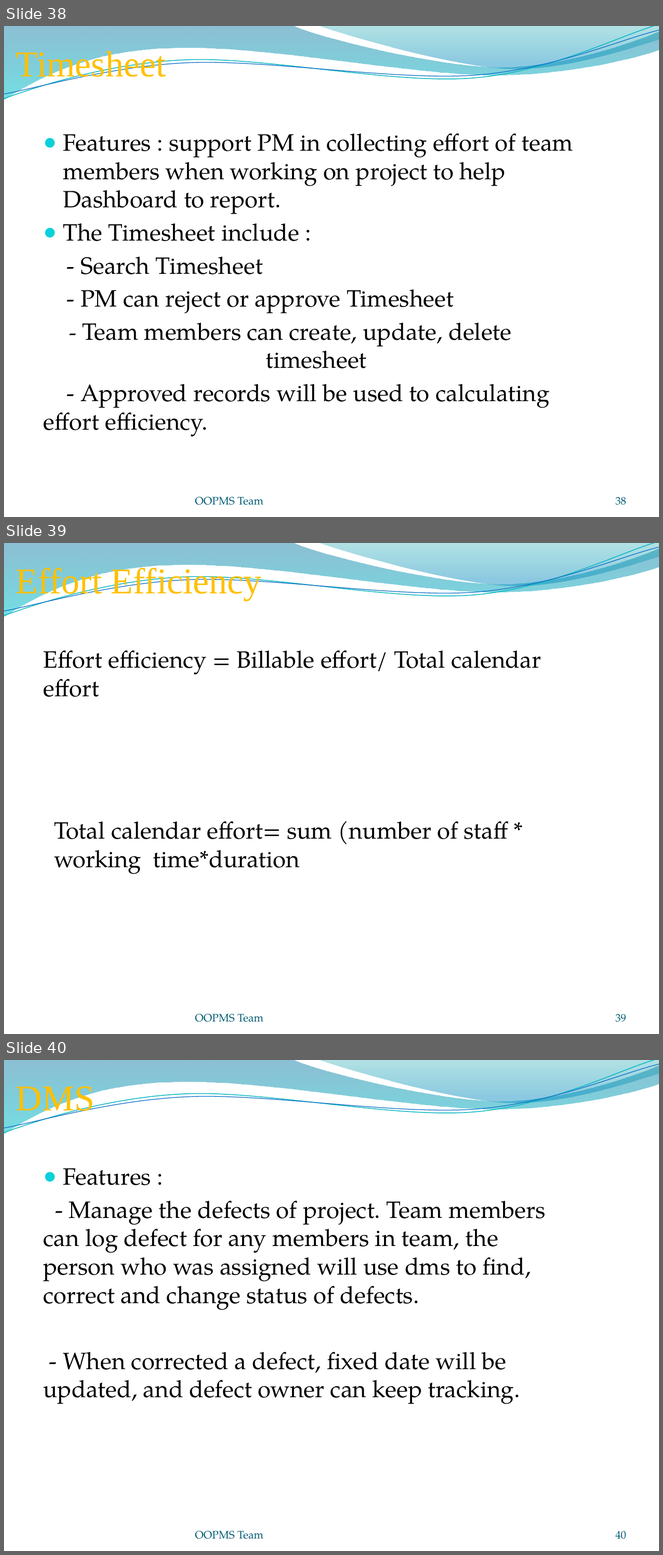
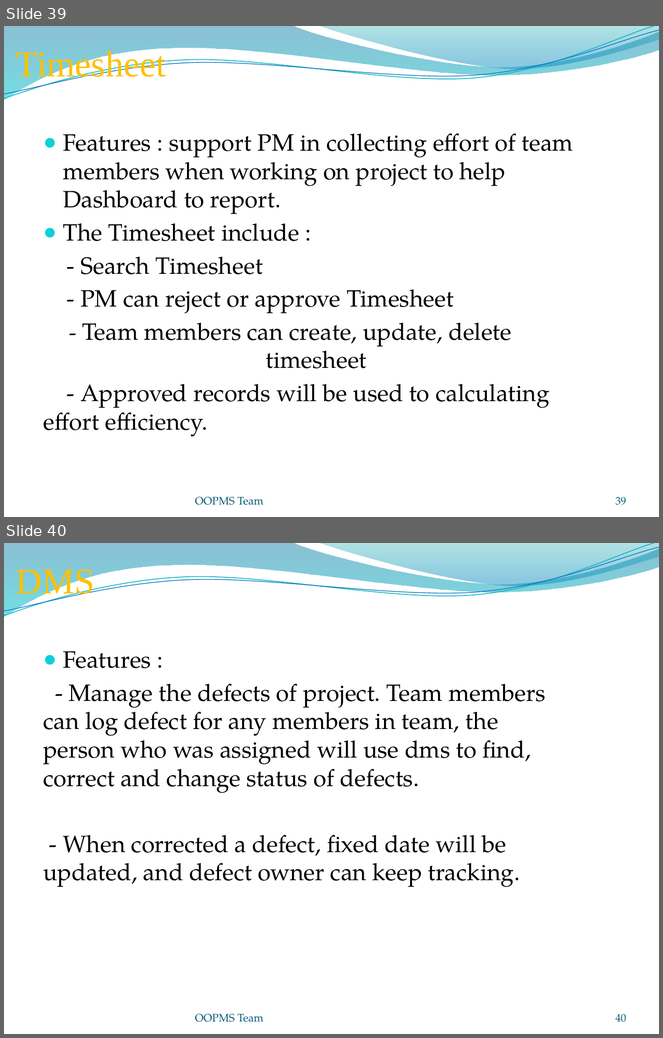
Before and after one commit to gofpattern/oopms, a slide deck: Document/Report/Presentation/OOPMS_Presentation_v1.0.pptx. Shown one above the other, each under a label of ours: slides 38, 39 and 40 before the commit, slides 39 and 40 after it. The pictures are 663x1555 and 663x1038 pixels, drawn with LibreOffice and Linux fonts; fonts in the diff are those of the drawing; background and template pictures are left out. Boxes give left, top, right and bottom in pixels: in the first picture for what was removed or moved away, otherwise in the second. Text is boxed around its words. In the diff, an @@ line names an element or a change of style, - is before the commit and + after.

```diff
--- a/Document/Report/Presentation/OOPMS_Presentation_v1.0.pptx
+++ b/Document/Report/Presentation/OOPMS_Presentation_v1.0.pptx
@@ slide 39 removed at bbox=[4, 543, 659, 1034], background picture (left out); not listed: 4 template elements that a slide beside it also shows @@
@@ text removed at bbox=[16, 565, 262, 600] @@
-Effort Efficiency
@@ text removed at bbox=[43, 650, 541, 697] @@
-Effort efficiency = Billable effort/ Total calendar effort
@@ text removed at bbox=[54, 821, 508, 874] @@
-Total calendar effort= sum (number of staff * working time*duration
@@ text removed at bbox=[195, 1014, 263, 1022] @@
-OOPMS Team
@@ page number removed at bbox=[616, 1014, 626, 1022] @@
-39
@@ what was slide 38 is now slide 39 @@
@@ page number at bbox=[616, 497, 626, 505]: text changed @@
-38
+39
```
Also in this commit, not shown: 4 slides changed, 2 slides added.
